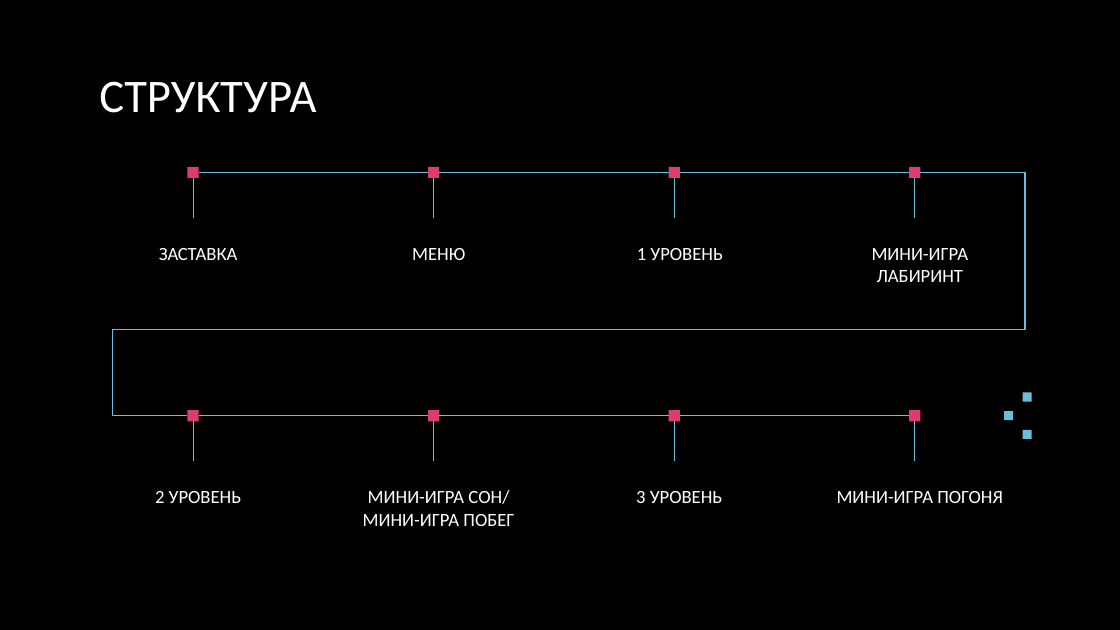
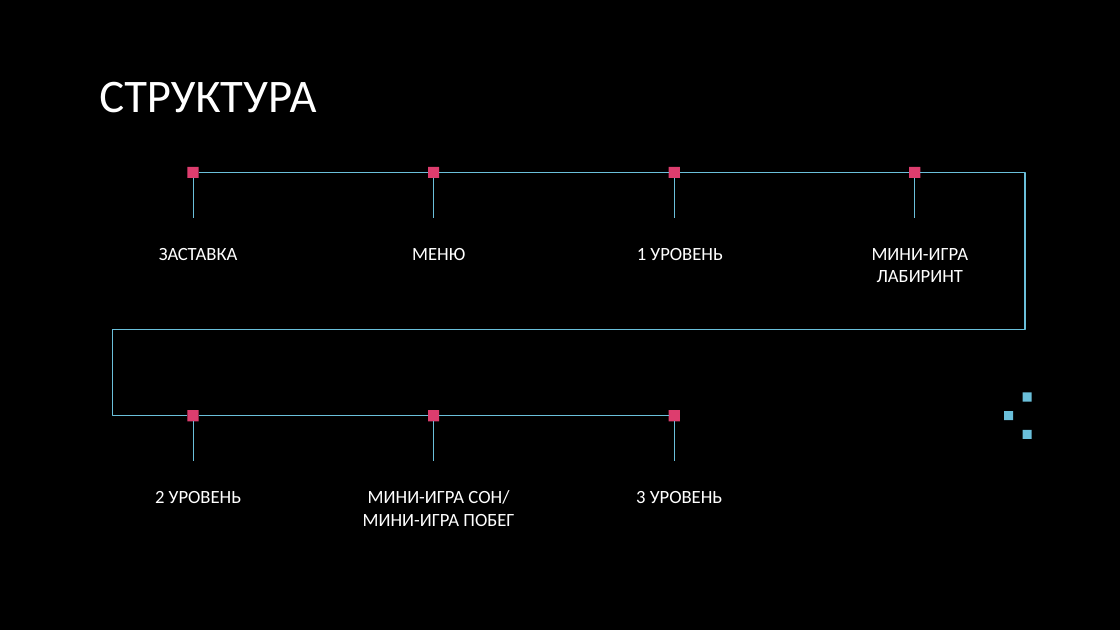
Before and after one commit to pryfmse/pygame_project, a slide deck: slide 3 of презентация_pygame.pptx. Drawn at 1120x630 pixels with LibreOffice and Linux fonts; fonts in the diff are those of the drawing; background and template pictures are left out. Boxes give left, top, right and bottom in pixels: in the first picture for what was removed or moved away, otherwise in the second. Text is boxed around its words. In the diff, an @@ line names an element or a change of style, - is before the commit and + after.

```diff
--- a/презентация_pygame.pptx
+++ b/презентация_pygame.pptx
@@ line removed from (680, 416) to (909, 416) @@
@@ rectangle removed at [909, 410, 921, 421] @@
@@ line removed from (915, 421) to (915, 461) @@
@@ text removed at [837, 491, 1003, 503] @@
-МИНИ-ИГРА ПОГОНЯ
```
Also in this commit, not shown: 1 other slide changed, 36 other files.
